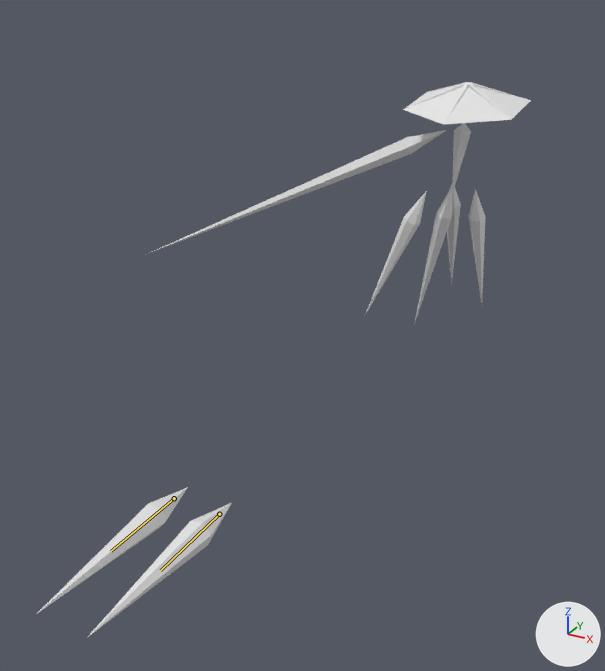
What one commit did to the Blender file Enemies/ClarityDressShards.blend.
Before and after are seen from a 50 mm lens placed at (30.0, -90.0, 26.6), pointed at (-6.7, -23.2, -6.8). Every picture has the same lights, and +X, +Y and +Z are marked at lower right. The picture after the commit comes second. Both versions are drawn at frame 270 of the action 'DoubleShardSequence1'; the numbers are the values there. The bones that change are drawn over the model as lines.

In view in the first picture: 'Arm', 'BackRight', 'FrontLeft', 'FrontRight', 'Hat', 'MiddleLeft', 'MiddleRight' and 2 more.
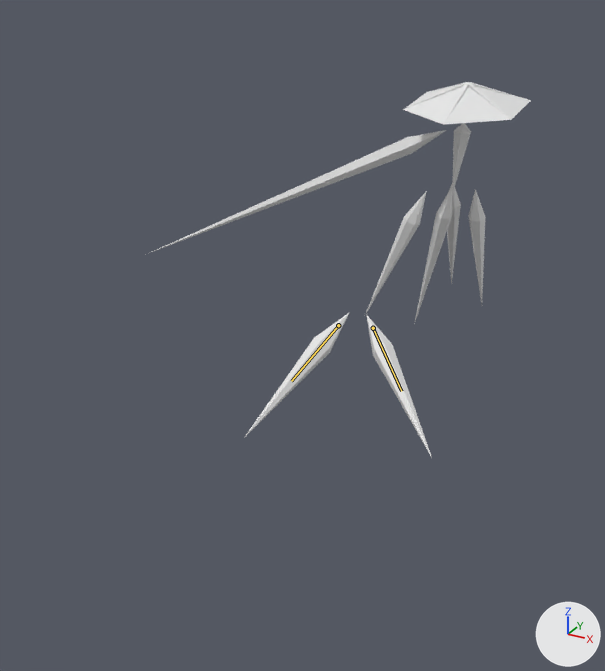
Where the change shows, as pixel boxes [x1, y1, x2, y2] in the pictures (605 x 671 px):
```json
{"object": "FrontLeft", "change": "posed", "before": [87, 503, 232, 638], "after": [366, 314, 432, 457], "on screen": "54% narrower"}
{"object": "FrontRight", "change": "posed", "before": [38, 487, 188, 613], "after": [246, 312, 350, 435], "on screen": "30% narrower"}
{"bone": "Front.L", "before": "(219, 514) to (160, 570)", "after": "(373, 328) to (401, 391)"}
{"bone": "Front.R", "before": "(174, 498) to (111, 551)", "after": "(338, 325) to (291, 381)"}
```

Scene script edits in JSON lines:
```json
{"block": "bone_front_l", "where": "bone_front_l = bpy.data.objects['Armature'].pose.bones['Front.L']"}
{"op": "set", "path": "bone_front_l.location", "old": "(1.95, 21.28, 44.4)", "new": "(0.78, 10.9, 21.31)"}
{"op": "set", "path": "bone_front_l.rotation_quaternion", "old": "(0.562, 0.43, 0.556, 0.435)", "new": "(0.744, 0.092, 0.134, 0.223)", "note": "degrees (89, 14, 90) -> degrees (19, 15, 36)"}
{"block": "bone_front_r", "where": "bone_front_r = bpy.data.objects['Armature'].pose.bones['Front.R']"}
{"op": "set", "path": "bone_front_r.location", "old": "(-1.95, 21.28, 44.4)", "new": "(-1.71, 10.89, 22.27)"}
{"op": "set", "path": "bone_front_r.rotation_quaternion", "old": "(0.562, 0.43, -0.556, -0.435)", "new": "(0.744, 0.181, -0.464, -0.201)", "note": "degrees (89, -14, -90) -> degrees (53, -47, -55)"}
```
